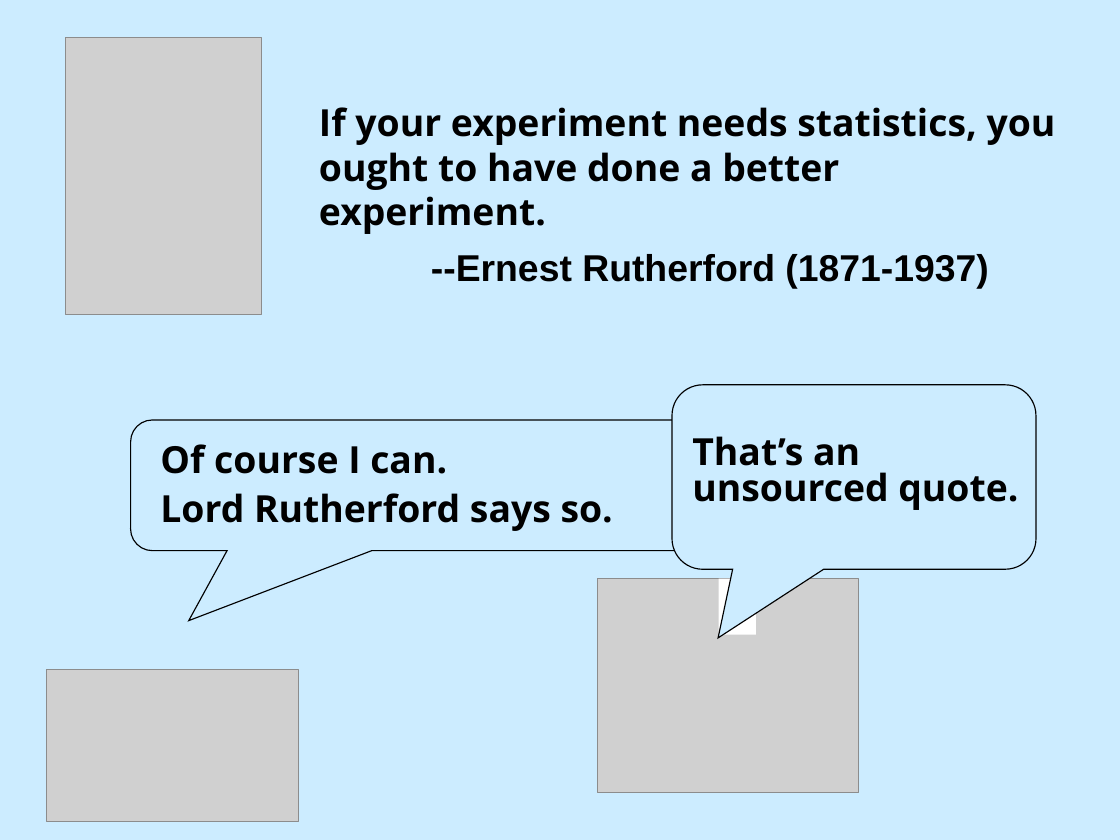
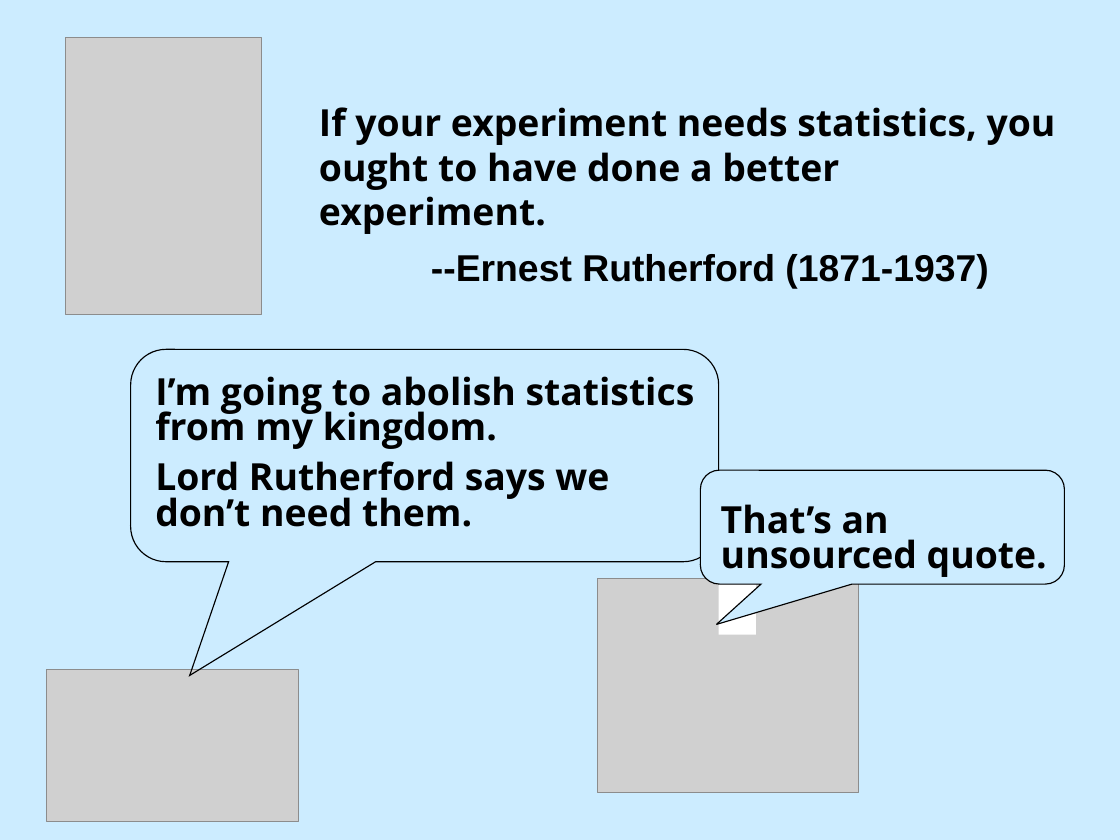
Before and after one commit to DavidCSchneider/StatisticalScience, a slide deck: slide 12 of LNotes/Pt1/Ch1_1.ppt (slide 13 before the commit). Drawn at 1120x840 pixels with LibreOffice and Linux fonts; fonts in the diff are those of the drawing; grey boxes stand for pictures. Boxes give left, top, right and bottom in pixels: in the first picture for what was removed or moved away, otherwise in the second. Text is boxed around its words. In the diff, an @@ line names an element or a change of style, - is before the commit and + after.

```diff
--- a/LNotes/Pt1/Ch1_1.ppt
+++ b/LNotes/Pt1/Ch1_1.ppt
@@ rounded speech box: place and size @@
-rounded speech box at (131, 420, 710, 551)
+rounded speech box at (131, 349, 719, 562)
@@ text at (155, 376, 695, 527): text changed @@
-Of course I can.
-Lord Rutherford says so.
+I’m going to abolish statistics from my kingdom.
+Lord Rutherford says we don’t need them.
@@ rounded speech box: place and size @@
-rounded speech box at (672, 385, 1036, 570)
+rounded speech box at (700, 470, 1064, 585)
@@ rounded speech box at (700, 470, 1064, 585): proportions changed @@
@@ text "That’s an unsourced quote.": place and size @@
-text "That’s an unsourced quote." at (692, 436, 1018, 510)
+text "That’s an unsourced quote." at (721, 504, 1047, 577)
```
Also in this commit, not shown: 28 other slides changed, 6 slides added, 4 slides removed, 3 other files.
